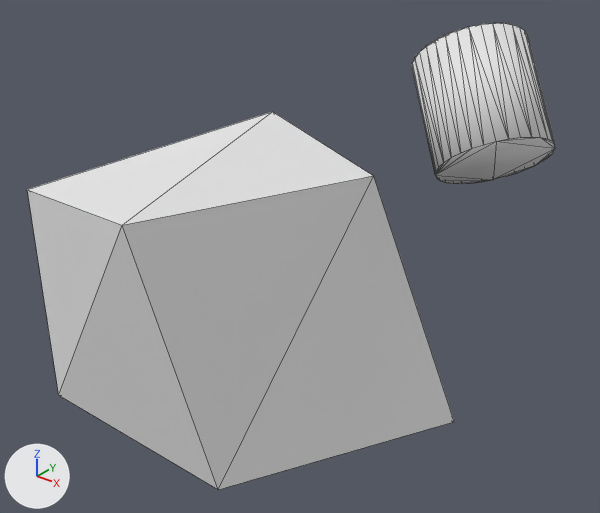
Renders of the Blender file export_smf_working_file.blend from each side of a commit.
Both versions are drawn from a camera (50 mm lens) standing at (37.0, -36.2, 27.5) and looking at (5.3, 3.5, 2.9). Lighting does not change. The marker at lower left points along +X, +Y and +Z. Mesh edges are drawn as thin lines.

Before the edit, the objects in view are built like this:
```python
me_cube = bpy.data.meshes.new('Cube')
me_cube.from_pydata(...)  # 8 vertices, 12 faces; spans x -8.0..13.5, y -10.9..13.1, z -12.3..10.0
me_cube.materials.append(mat_material)  # white #e7e7e7
me_cylinder = bpy.data.meshes.new('Cylinder')
me_cylinder.from_pydata(...)  # 64 vertices, 124 faces; spans x 6.61..17.61, y 9.45..19.92, z 6.33..17.61
me_cylinder.polygons.foreach_set('use_smooth', [True] * 124)
me_cylinder.materials.append(mat_material_001)  # white #e7e7e7
ob_cube = bpy.data.objects.new('Cube', me_cube)
ob_cube.location = (0.0, 0.0, 0.0)
ob_cylinder = bpy.data.objects.new('Cylinder', me_cylinder)
ob_cylinder.location = (0.0, 0.0, 0.0)
```
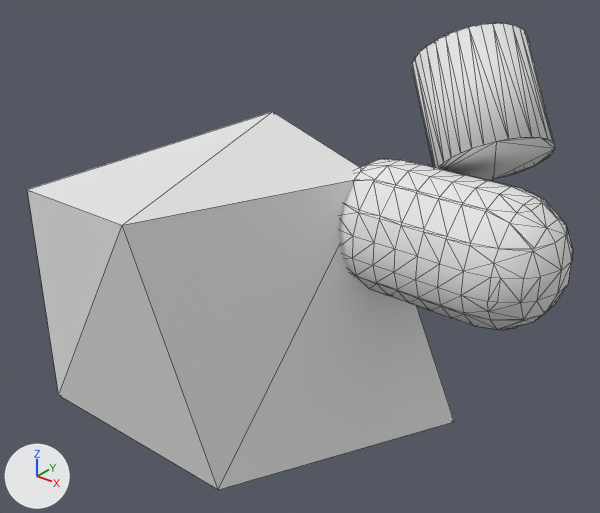
Pixel boxes (x1, y1, x2, y2) of what changed, in the pictures (600 x 513 px):
```json
{"object": "Mball.001", "change": "added", "after": [339, 159, 573, 330]}
```

The change, as JSON lines over the scene's bpy script:
```json
{"op": "add", "block": "mat_material_002", "code": ["mat_material_002 = diffuse_material('Material.002')", "mat_material_002.base_color = (0.8, 0.8, 0.8)  # white #e7e7e7"]}
{"op": "add", "block": "me_mesh", "code": ["me_mesh = bpy.data.meshes.new('Mesh')", "me_mesh.from_pydata(...)  # 272 vertices, 540 faces; spans x 4.7..21.6, y 4.1..13.2, z -0.1..9.0", "me_mesh.polygons.foreach_set('use_smooth', [True] * 540)", "me_mesh.materials.append(mat_material_002)  # white #e7e7e7"]}
{"op": "add", "block": "ob_mball_001", "code": ["ob_mball_001 = bpy.data.objects.new('Mball.001', me_mesh)", "ob_mball_001.location = (0.0, 0.0, 0.0)"]}
```
